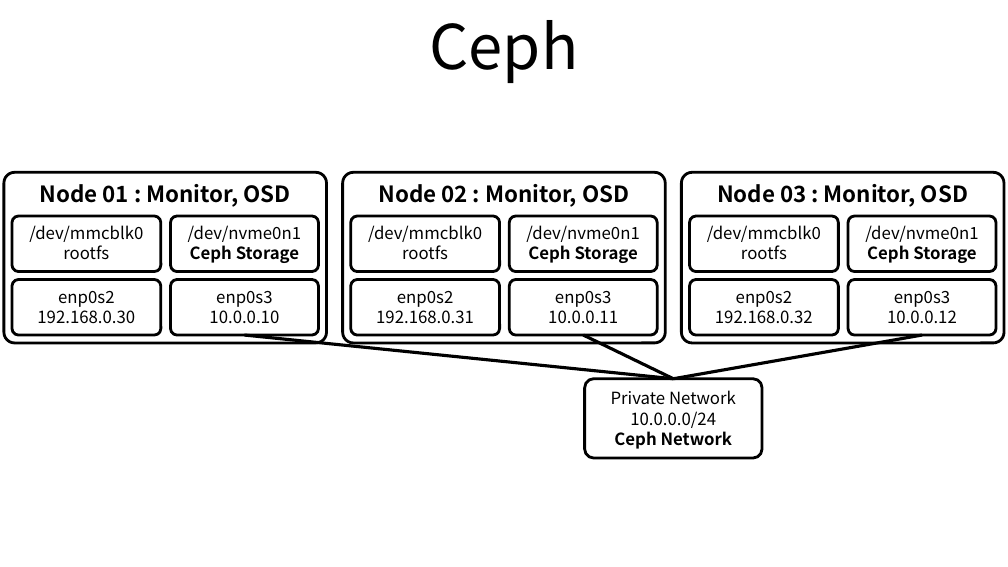
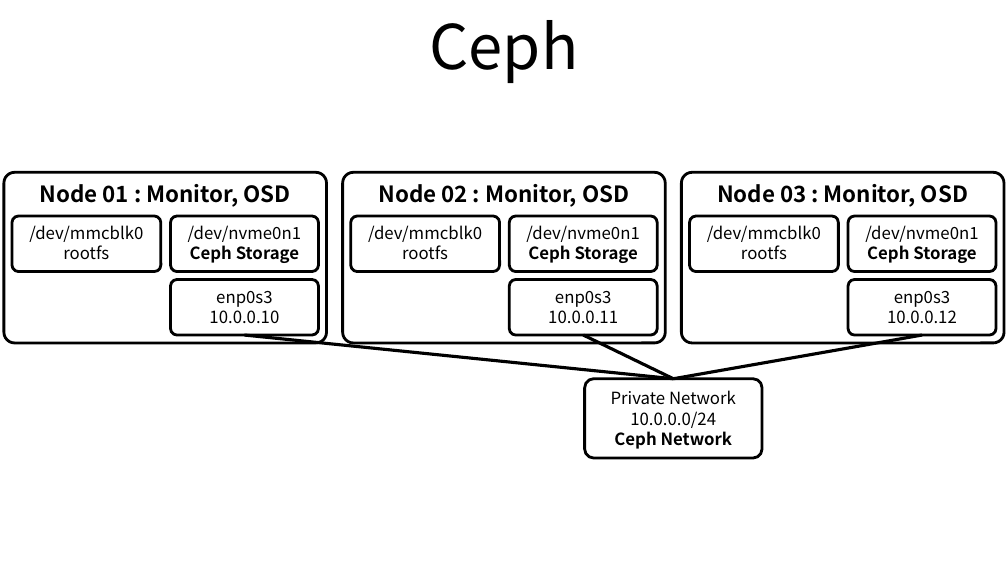
Before and after one commit to ssup2/blog-old, a slide deck: slide 2 of images/record/ODROID-H2_Cluster_Build/ODROID-H2_Cluster_Build.pptx. Drawn at 1008x567 pixels with LibreOffice and Linux fonts; fonts in the diff are those of the drawing. Boxes give left, top, right and bottom in pixels: in the first picture for what was removed or moved away, otherwise in the second. Text is boxed around its words. In the diff, an @@ line names an element or a change of style, - is before the commit and + after.

Commit message:
Update Ceph

```diff
--- a/images/record/ODROID-H2_Cluster_Build/ODROID-H2_Cluster_Build.pptx
+++ b/images/record/ODROID-H2_Cluster_Build/ODROID-H2_Cluster_Build.pptx
@@ rounded rectangle removed at (12, 279, 161, 335) @@
-enp0s2
-192.168.0.30
@@ rounded rectangle removed at (351, 279, 500, 335) @@
-enp0s2
-192.168.0.31
@@ rounded rectangle removed at (689, 279, 839, 335) @@
-enp0s2
-192.168.0.32
```
Also in this commit, not shown: 7 other files.
